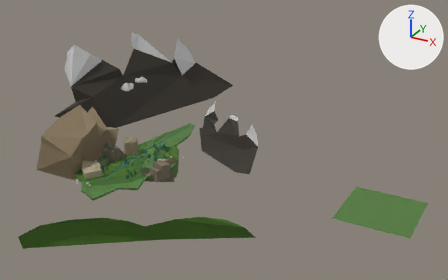
What one commit did to the COLLADA model src/assets/models/environment.dae.
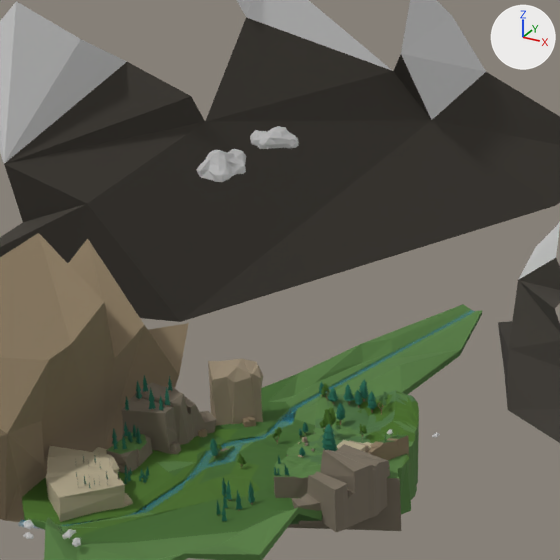
Each version is shown whole from a 50 mm camera at (440.0, -592.0, 349.0) aimed at (69.0, 83.0, 12.0), then close up on the part from 16% to 48% of the width and 16% to 68% of the height. The lights are fixed; the arrows at upper right show +X, +Y and +Z. Where no turn or scale is listed for an object, it has been applied to the vertices.
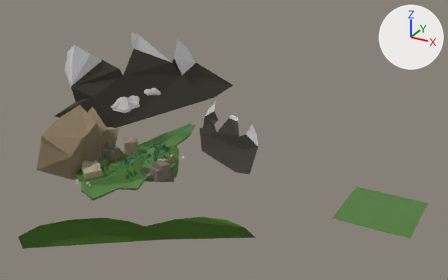
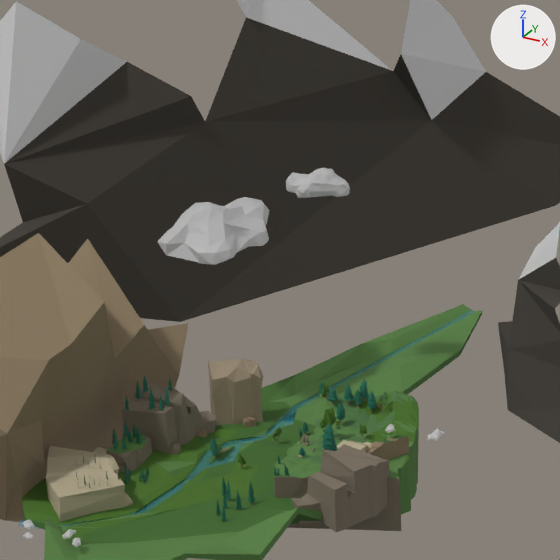
Pixel boxes (x1, y1, x2, y2) of what changed, in the close-ups (560 x 560 px):
'Mball_005', moved, rescaled (124% wider, 103% taller)
    before: (196, 149, 246, 182)
    after: (157, 197, 270, 265)
'Mball_010', moved, rescaled (30% wider, 33% taller)
    before: (250, 126, 299, 149)
    after: (286, 167, 350, 198)
'Mball_007', rescaled
    before: (432, 432, 440, 438)
    after: (427, 429, 444, 441)

Patch to the scene script:
```diff
--- a/src/assets/models/environment.dae.py
+++ b/src/assets/models/environment.dae.py
@@ ob_mball_010 @@
 ob_mball_010 = bpy.data.objects.new('Mball_010', me_mesh_007)
-ob_mball_010.location = (-86.1, 122.9, 59.1)
+ob_mball_010.location = (-34.8, 80.9, 61.9)
 ob_mball_010.rotation_euler = (0.0, 0.0, 0.725)  # degrees (0, 0, 42)
-ob_mball_010.scale = (3.09, 3.09, 3.09)
+ob_mball_010.scale = (3.82, 3.82, 3.82)
@@ ob_mball_005 @@
 ob_mball_005 = bpy.data.objects.new('Mball_005', me_mesh_008)
-ob_mball_005.location = (-94.3, 89.1, 53.9)
+ob_mball_005.location = (-51.9, 28.0, 51.0)
 ob_mball_005.rotation_euler = (0.0, 0.0, -1.255)  # degrees (0, 0, -72)
-ob_mball_005.scale = (3.61, 3.61, 3.61)
+ob_mball_005.scale = (7.53, 7.53, 5.88)
@@ ob_mball_007 @@
 ob_mball_007.rotation_euler = (0.0, 0.0, 1.726)  # degrees (0, 0, 99)
-ob_mball_007.scale = (0.473, 0.473, 0.473)
+ob_mball_007.scale = (1.07, 1.07, 1.07)
```
